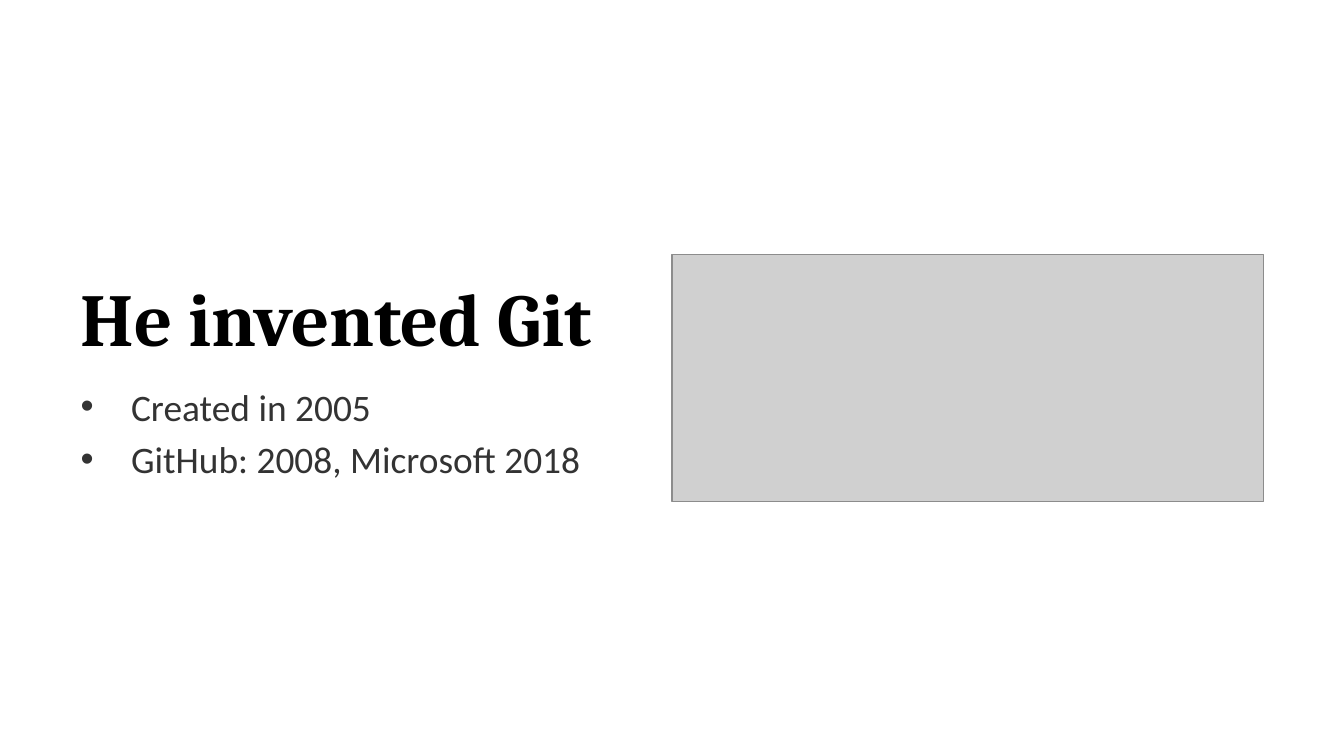
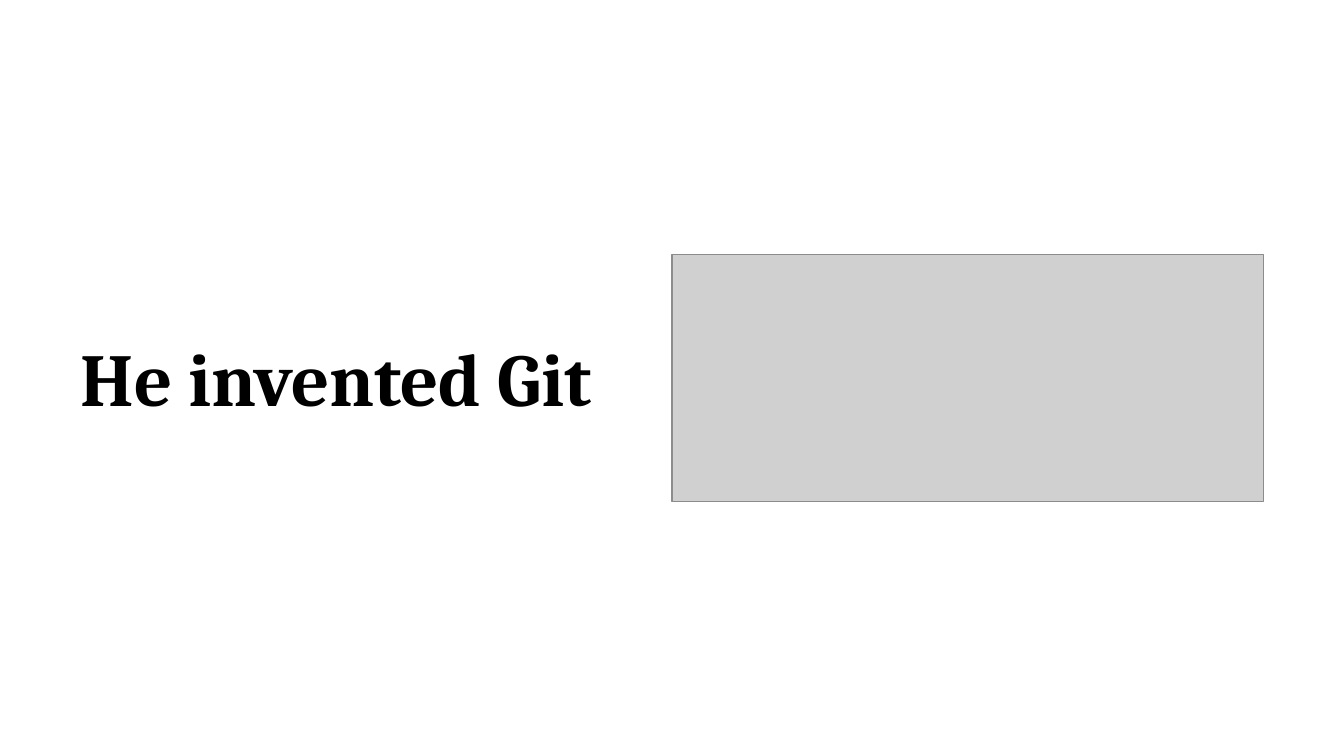
Before and after one commit to promilek2/Najs, a slide deck: slide 7 of Linus_Torvalds.pptx. Drawn at 1344x756 pixels with LibreOffice and Linux fonts; fonts in the diff are those of the drawing; grey boxes stand for pictures. Boxes give left, top, right and bottom in pixels: in the first picture for what was removed or moved away, otherwise in the second. Text is boxed around its words. In the diff, an @@ line names an element or a change of style, - is before the commit and + after.

```diff
--- a/Linus_Torvalds.pptx
+++ b/Linus_Torvalds.pptx
@@ text at (x1=131, y1=395, x2=580, y2=478): paragraphs removed @@
-• Created in 2005
-• GitHub: 2008, Microsoft 2018
```
Also in this commit, not shown: 7 other slides changed, 1 other file.
